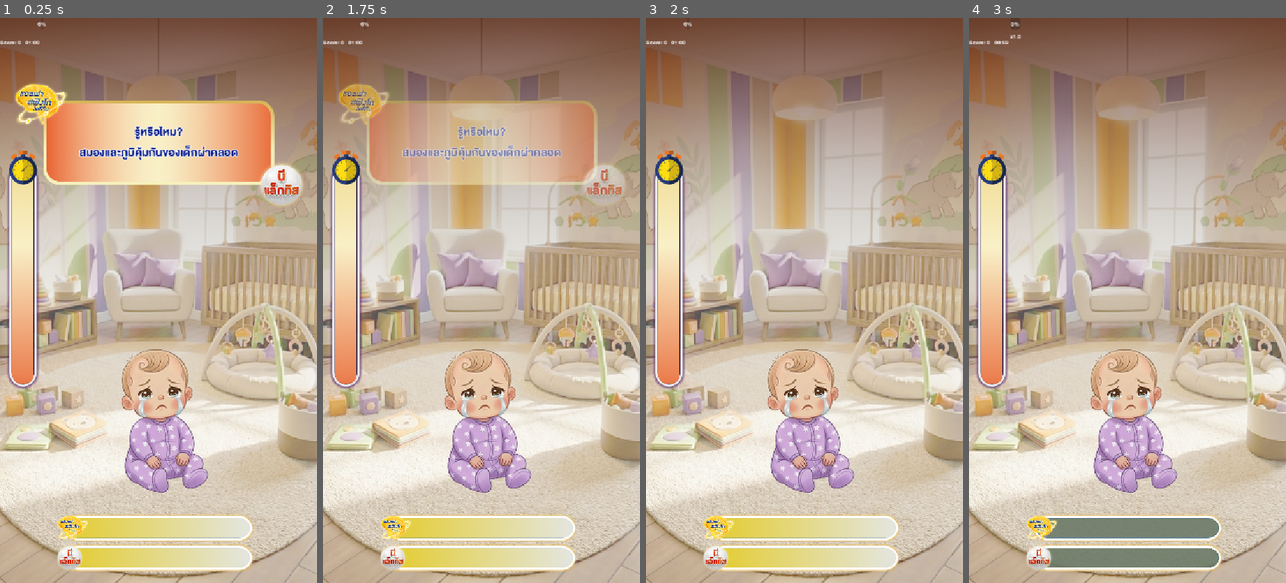
Above: before the commit, frames 1-4 (left to right).
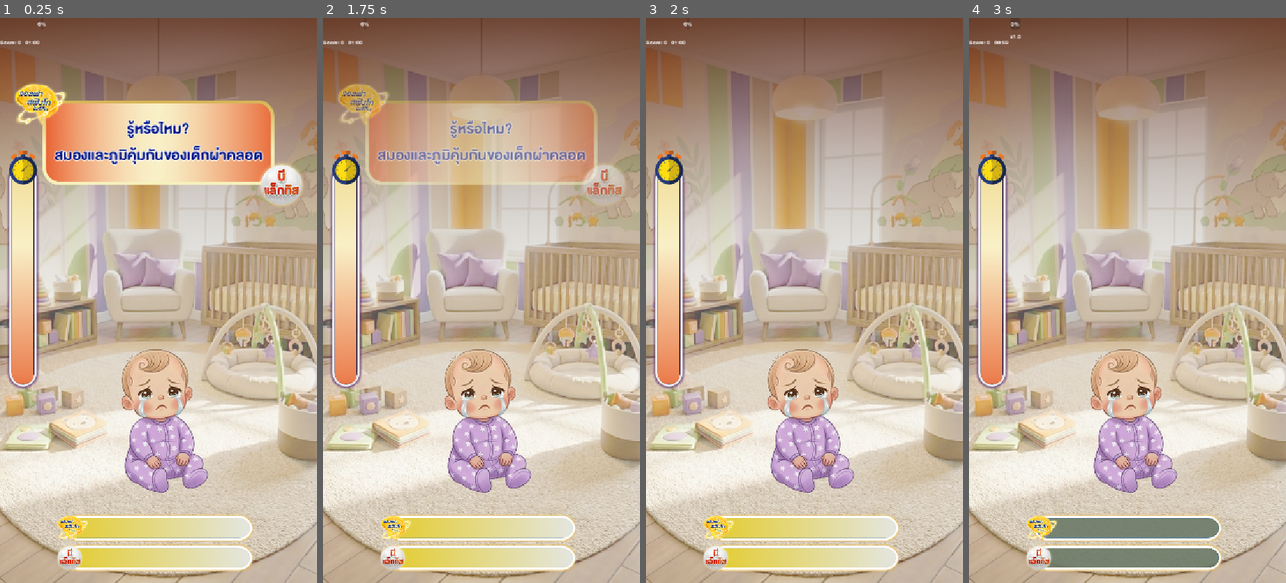
Above: after the commit, the same moments.

Repository: 6099sin/pro-c
Game: Godot game, scene res://scenes/core/Main.tscn
The game is run twice, just before and just after one commit, with the same random seed, the same clock (stepped at 60 frames per second) and the same inputs. This scene is started directly instead of the project's main scene. Sound files missing from this copy of the repository are replaced by a short silence.
Inputs (mouse positions are in pixels of both pictures, inside the frame that each line leads up to):
- Up to frame 1 (0.25 s): no input
- Up to frame 2 (1.75 s): tap Enter at 0.5 s; move the mouse to (551, 272) at 0.52 s; click (551, 272) at 0.67 s; tap Space at 1.25 s; drag from (418, 328) to (481, 419) at 1.27 s
- Up to frame 3 (2 s): no input
- Up to frame 4 (3 s): move the mouse to (1159, 176) at 2.02 s; click (1159, 176) at 2.17 s; tap Enter at 2.75 s; drag from (1111, 413) to (1032, 215) at 2.77 s

The runs differ from the first frame. In frame 1, 2.0% of the frame differs, in the area x 4-84%, y 11-29%; in frame 2, 1.7%; in frame 3, nothing differs; in frame 4, nothing differs.

Commit message:
increase size font

Diff:
--- a/scenes/ui/HUD.tscn
+++ b/scenes/ui/HUD.tscn
@@ -568,7 +568,7 @@
 theme_override_colors/font_color = Color(0, 0.08627451, 0.5372549, 1)
 theme_override_colors/font_outline_color = Color(1, 1, 1, 1)
 theme_override_constants/outline_size = 7
-theme_override_font_sizes/font_size = 32
+theme_override_font_sizes/font_size = 42
 text = "รู้หรือไหม?
 สมองและภูมิคุ้มกันของเด็กผ่าคลอด"
 horizontal_alignment = 1
